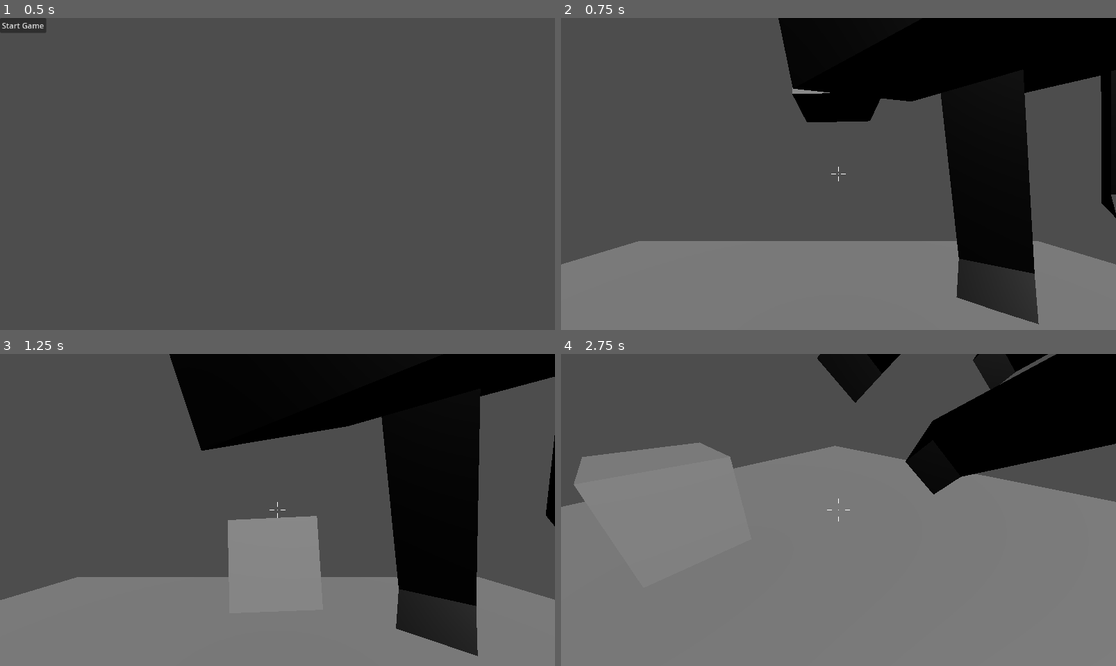
Above: before the commit, frames 1-4 (two rows, left to right).
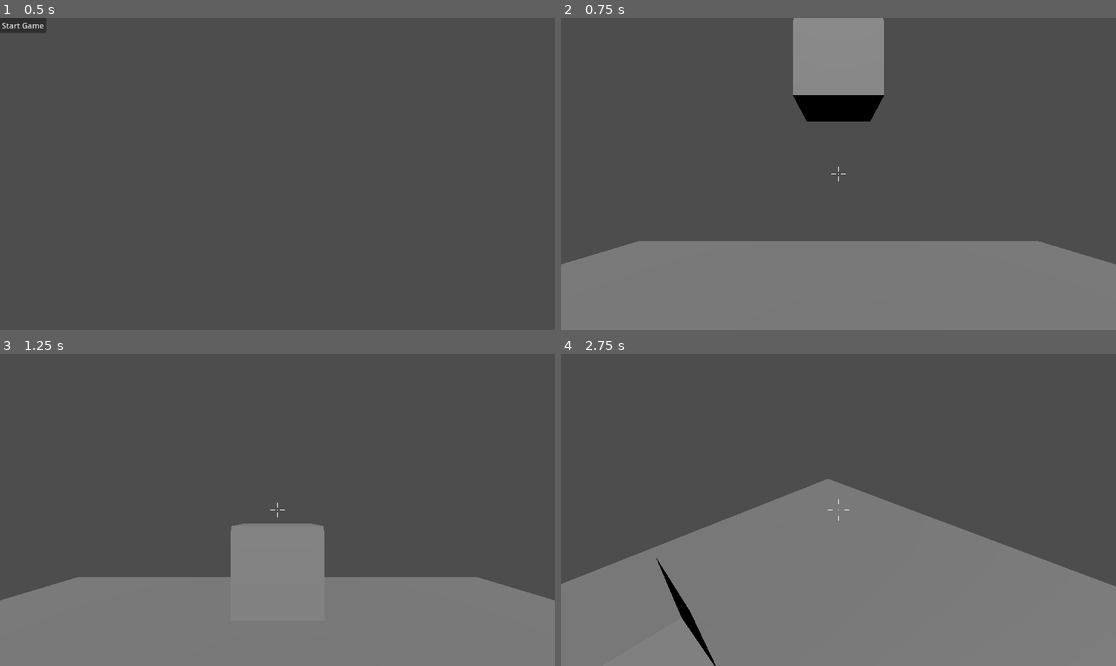
Above: after the commit, the same moments.

Repository: razzius/HerdingCats
Game: Godot game, scene res://scenes/main_menu.tscn
Two runs of this game, one before a commit and one after it. Both use one fixed random seed, a clock stepped at 60 frames per second and the inputs below.
Inputs (mouse positions are in pixels of both pictures, inside the frame that each line leads up to):
- Up to frame 1 (0.5 s): no input
- Up to frame 2 (0.75 s): click "Start Game" at 0.5 s
- Up to frame 3 (1.25 s): no input
- Up to frame 4 (2.75 s): tap Enter (ui_accept) at 1.25, 1.52, 2.27 s; move the mouse to (866, 510) at 1.27 s; hold W (ui_up) from 1.28 s (still down); move the mouse to (810, 510) at 2.02 s

Frame 1 is identical in both runs. In frame 2, 25% of the frame differs, in the area x 39-100%, y 0-99%; in frame 3, 26%; in frame 4, 33%, in the area x 0-100%, y 0-100%.

Commit message:
Change cat in game_scene to cat scene

Diff:
--- a/scenes/game_scene.tscn
+++ b/scenes/game_scene.tscn
@@ -2,7 +2,7 @@
 
 [ext_resource type="PackedScene" uid="uid://bx1lbpph0sg37" path="res://scenes/Jack/block.tscn" id="1_ix4u3"]
 [ext_resource type="PackedScene" uid="uid://cc1m2a1obsyn4" path="res://addons/fpc/character.tscn" id="2_tlur0"]
-[ext_resource type="PackedScene" uid="uid://6b4126qyae54" path="res://assets/cat.glb" id="3_scmy0"]
+[ext_resource type="PackedScene" uid="uid://b5403u4jjoyqd" path="res://scenes/cat.tscn" id="3_e0cnn"]
 
 [sub_resource type="BoxMesh" id="BoxMesh_72scy"]
 size = Vector3(10, 0.5, 10)
@@ -31,5 +31,5 @@
 [node name="Character" parent="." instance=ExtResource("2_tlur0")]
 transform = Transform3D(1, 0, 0, 0, 1, 0, 0, 0, 1, 0, -0.188538, 0.133477)
 
-[node name="cat" parent="." instance=ExtResource("3_scmy0")]
-transform = Transform3D(0.102539, 0, 0.126751, 0, 0.163034, 0, -0.126751, 0, 0.102539, 0.983424, -0.027382, -0.159595)
+[node name="Node3D" parent="." instance=ExtResource("3_e0cnn")]
+transform = Transform3D(1, 0, 0, 0, 1, 0, 0, 0, 1, -1.07011, -0.027382, 2.56073)
